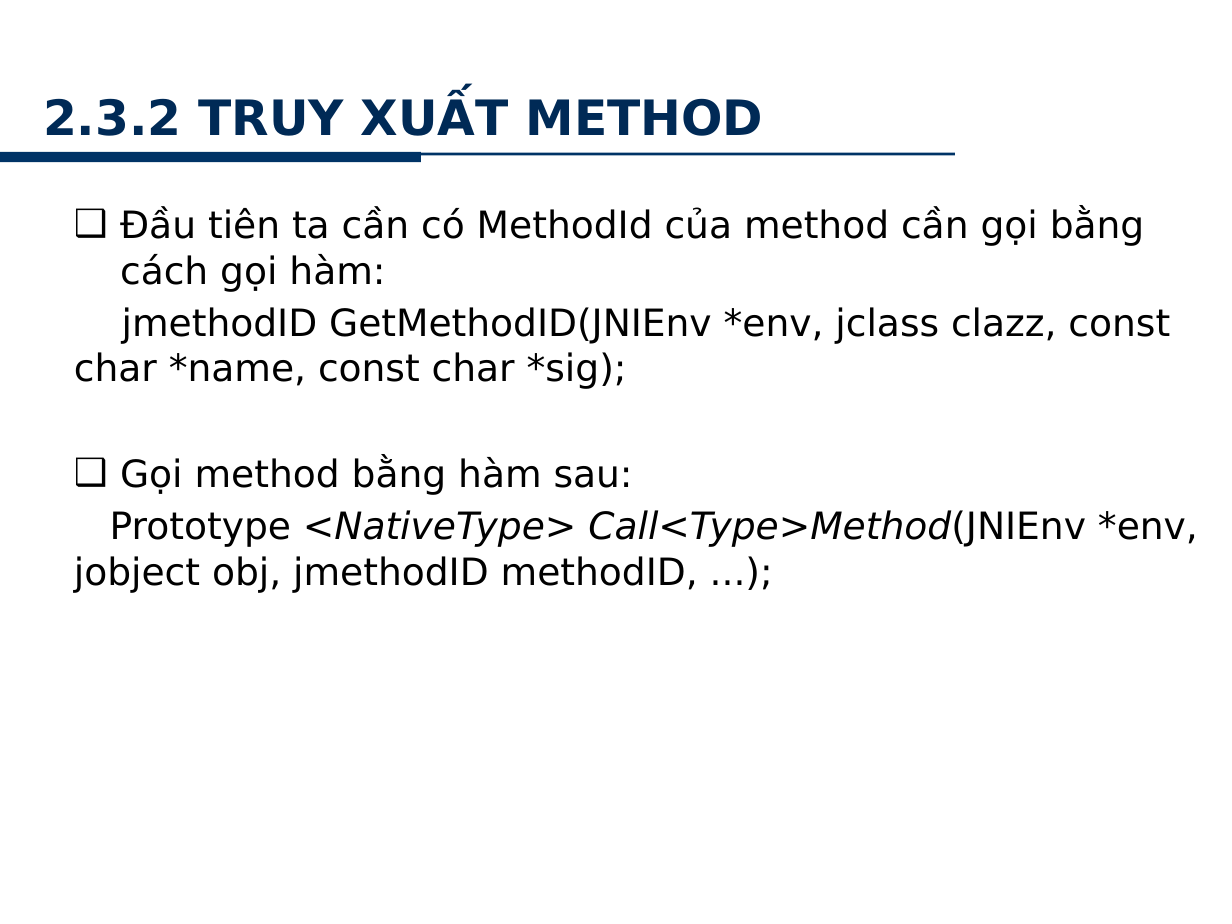
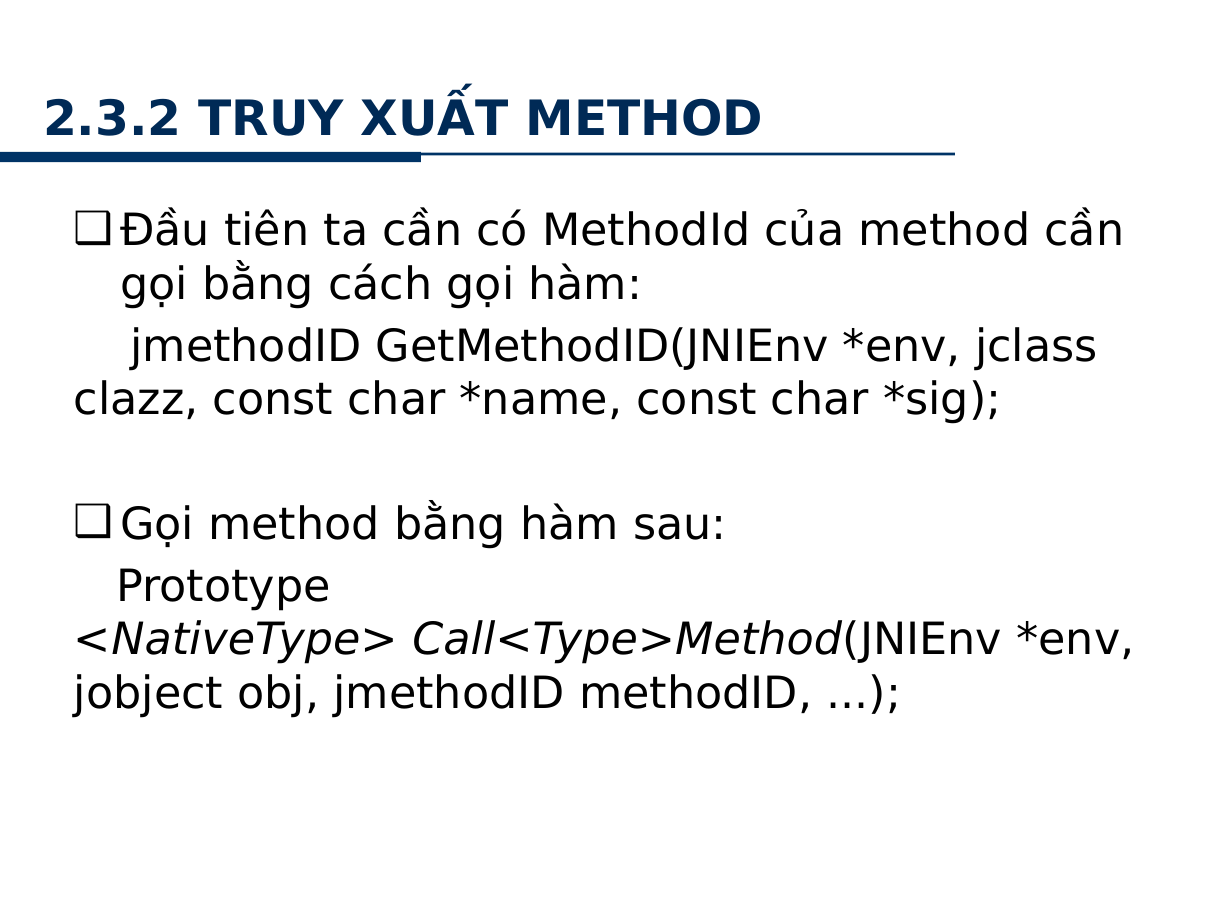
Before and after one commit to minhkhanh/UofS-Java, a slide deck: slide 18 of Seminar_JNI/Slide_00.pptx. Drawn at 1232x924 pixels with LibreOffice and Linux fonts; fonts in the diff are those of the drawing; background and template pictures are left out. Boxes give left, top, right and bottom in pixels: in the first picture for what was removed or moved away, otherwise in the second. Text is boxed around its words. In the diff, an @@ line names an element or a change of style, - is before the commit and + after.

```diff
--- a/Seminar_JNI/Slide_00.pptx
+++ b/Seminar_JNI/Slide_00.pptx
@@ text "Đầu tiên ta cần có ..." at (74, 209, 1134, 718): size 22 to 26 pt @@
```
Also in this commit, not shown: 5 other slides changed.
